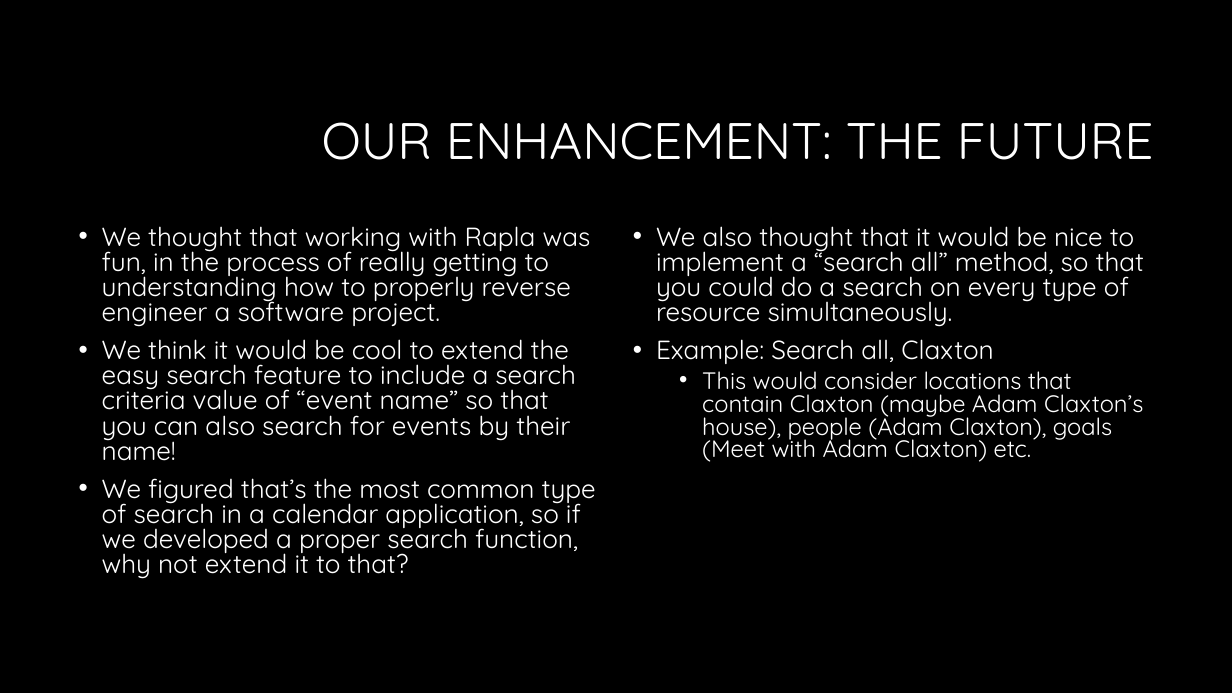
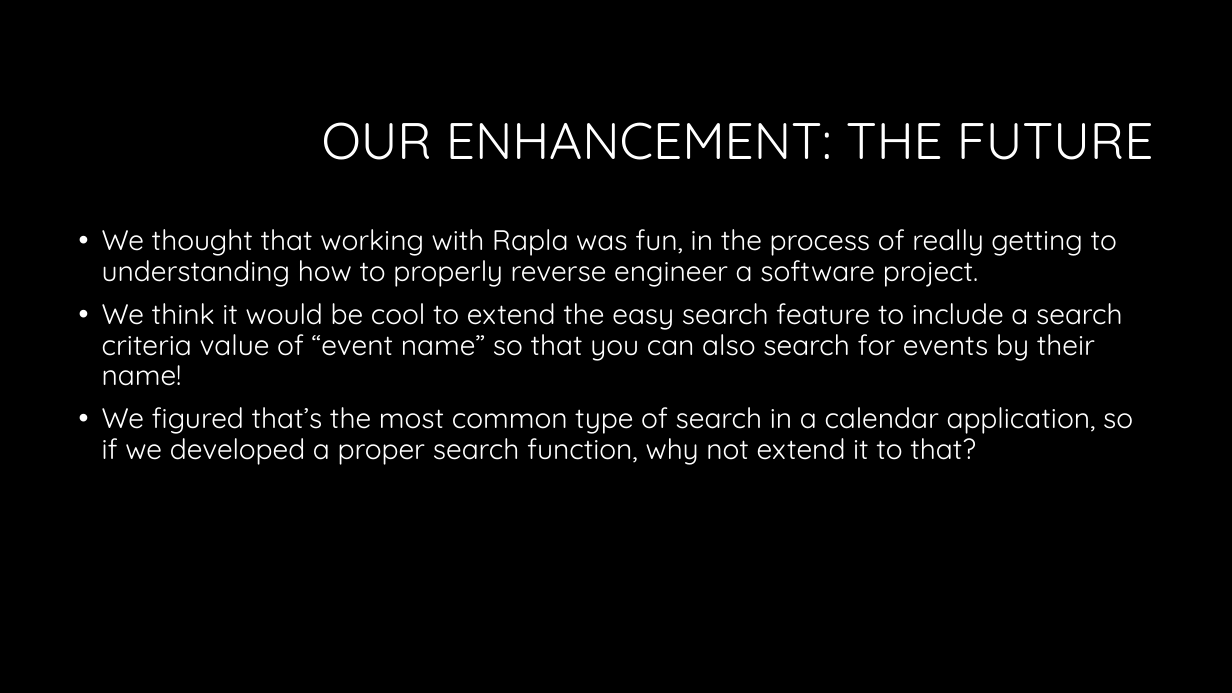
Before and after one commit to jcoona/Rapla, a slide deck: slide 14 of rapla-source-1.8.2/Enhancement Artifacts/Rapla Presentation.pptx (slide 13 before the commit). Drawn at 1232x693 pixels with LibreOffice and Linux fonts; fonts in the diff are those of the drawing; background and template pictures are left out. Boxes give left, top, right and bottom in pixels: in the first picture for what was removed or moved away, otherwise in the second. Text is boxed around its words. In the diff, an @@ line names an element or a change of style, - is before the commit and + after.

```diff
--- a/rapla-source-1.8.2/Enhancement Artifacts/Rapla Presentation.pptx
+++ b/rapla-source-1.8.2/Enhancement Artifacts/Rapla Presentation.pptx
@@ text "We thought that working with ..." at <box>102,229,1133,465</box>: size 20.4 to 22 pt; line spacing 0.8 to 0.9 @@
@@ text removed at <box>656,226,1144,462</box> @@
-• We also thought that it would be nice to implement a “search all” method, so that you could do a search on every type of resource simultaneously.
-• Example: Search all, Claxton
-  • This would consider locations that contain Claxton (maybe Adam Claxton’s house), people (Adam Claxton), goals (Meet with Adam Claxton) etc.
```
Also in this commit, not shown: 1 other slide changed, 1 slide added, 6 other files.
